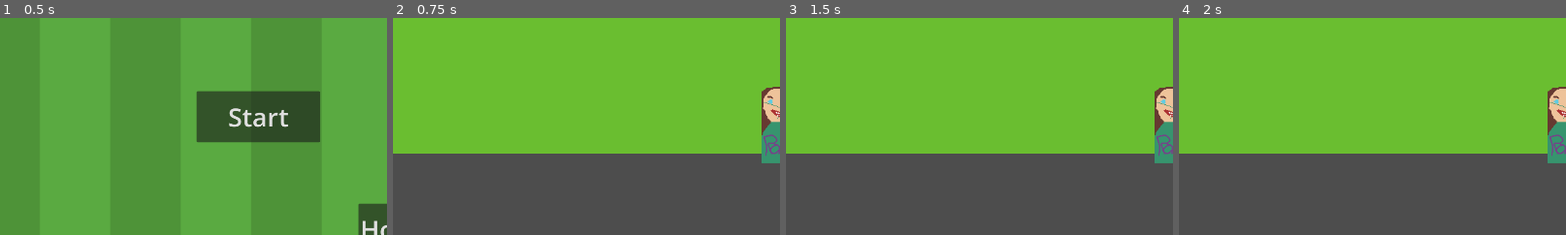
Above: before the commit, frames 1-4 (left to right).
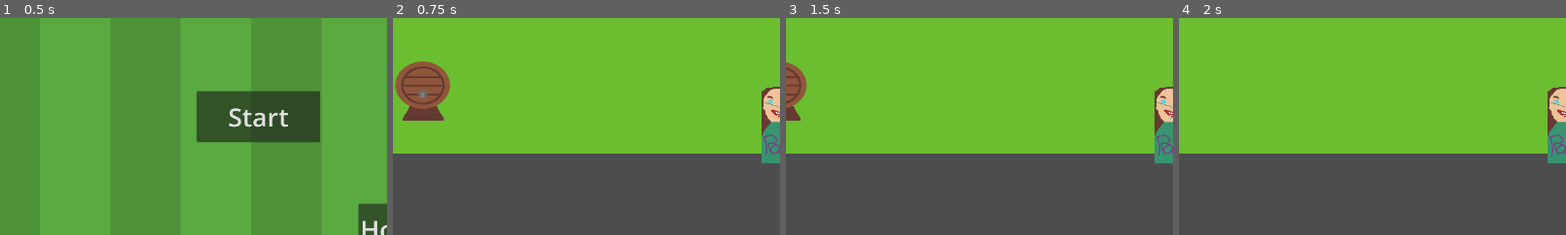
Above: after the commit, the same moments.

Repository: EbbeUndFlut/waterboy
Game: Godot game, scene res://src/screens/main_menu.tscn
Two runs of this game, one before a commit and one after it. Both use one fixed random seed, a clock stepped at 60 frames per second and the inputs below. Before the commit the project has no main scene; this scene is started directly in both runs. Sound files missing from this copy of the repository are replaced by a short silence.
Inputs:
- Up to frame 1 (0.5 s): no input
- Up to frame 2 (0.75 s): click "Start" at 0.5 s
- Up to frame 3 (1.5 s): tap Enter (ui_accept) at 1.25, 1.35 s; hold D (RIGHT) from 1.28 s (still down)
- Up to frame 4 (2 s): keep holding D (RIGHT); tap Enter (ui_accept) at 1.52, 1.82 s
The pictures show only the part of the screen within x 0-50%, y 25-75%; the shares and areas given below are measured in that part.

Frame 1 is identical in both runs. In frame 2, 3.0% of the frame differs, in the area x 0-15%, y 20-48%; in frame 3, 1.0%; in frame 4, nothing differs.

Commit message:
release

Diff:
--- a/project.godot
+++ b/project.godot
@@ -11,6 +11,7 @@
 [application]
 
 config/name="waterboy"
+run/main_scene="res://src/screens/main_menu.tscn"
 config/features=PackedStringArray("4.2", "Forward Plus")
 config/icon="res://icon.svg"
 
@@ -51,3 +52,7 @@
 , Object(InputEventKey,"resource_local_to_scene":false,"resource_name":"","device":-1,"window_id":0,"alt_pressed":false,"shift_pressed":false,"ctrl_pressed":false,"meta_pressed":false,"pressed":false,"keycode":0,"physical_keycode":4194322,"key_label":0,"unicode":0,"echo":false,"script":null)
 ]
 }
+
+[rendering]
+
+textures/vram_compression/import_etc2_astc=true
--- a/src/entities/soccer_player.gd
+++ b/src/entities/soccer_player.gd
@@ -10,6 +10,7 @@
 @onready var progress:ProgressBar = $ProgressBar
 @onready var danger_timer:Timer = $DangerTime
 @onready var animation:AnimationPlayer = $AnimationPlayer
+@onready var highlight:Sprite2D = $HighLightSprite
 
 enum Teams {BLUE,RED}
 enum State {ACTIVE,DANGER,DEAD}
@@ -51,7 +52,7 @@
 	return thirst
 
 func set_thirst(value:float)->void:
-	print('Lösche den durdt',value)
+
 	thirst = value
 
 func _on_drink_area_body_entered(body):
@@ -78,16 +79,21 @@
 		state = State.DEAD
 		freeze=true
 		animation.set_current_animation("dead")
+	else:
+		state = State.ACTIVE
 
 
 func _on_body_entered(body):
 	direction = Vector2(randf_range(-1,1)*SPEED,randf_range(-1,1)*SPEED)
-	print(direction)
+
 
 
 func _on_body_shape_entered(body_rid, body, body_shape_index, local_shape_index):
 	direction = Vector2(randf_range(-1,1)*SPEED,randf_range(-1,1)*SPEED)
-	print(direction)
+
 func anpfiff()->void:
 	can_do = true
 	animation.set_current_animation("running")
+
+func changeHighlight()->void:
+	highlight.visible = !highlight.visible
--- a/src/entities/soccer_player.tscn
+++ b/src/entities/soccer_player.tscn
@@ -1,8 +1,9 @@
-[gd_scene load_steps=11 format=3 uid="uid://bwfo7tvl4ewc1"]
+[gd_scene load_steps=12 format=3 uid="uid://bwfo7tvl4ewc1"]
 
 [ext_resource type="Script" path="res://src/entities/soccer_player.gd" id="1_bbd2v"]
 [ext_resource type="Texture2D" uid="uid://v8bbamgxkvxf" path="res://assets/sprites/soccer_sheet.png" id="2_0inxe"]
 [ext_resource type="Texture2D" uid="uid://dyop3i132f2bf" path="res://assets/sprites/water_sprite.png" id="3_l6d5m"]
+[ext_resource type="Texture2D" uid="uid://bsgma857a7f2v" path="res://assets/sprites/highlight.png" id="4_ovqm0"]
 
 [sub_resource type="RectangleShape2D" id="RectangleShape2D_v5if3"]
 size = Vector2(59, 120)
@@ -128,6 +129,10 @@
 "": SubResource("AnimationLibrary_ycbe8")
 }
 
+[node name="HighLightSprite" type="Sprite2D" parent="."]
+visible = false
+texture = ExtResource("4_ovqm0")
+
 [connection signal="body_entered" from="." to="." method="_on_body_entered"]
 [connection signal="body_shape_entered" from="." to="." method="_on_body_shape_entered"]
 [connection signal="body_entered" from="DrinkArea" to="." method="_on_drink_area_body_entered"]
--- a/src/entities/waterboy.gd
+++ b/src/entities/waterboy.gd
@@ -1,6 +1,7 @@
 class_name WaterBoy
 extends CharacterBody2D
 
+signal main
 
 const SPEED = 300.0
 
@@ -12,7 +13,7 @@
 	pass
 
 func _process(delta):
-	print(station)
+
 	if target and Input.is_action_just_pressed("ui_accept"):
 		target.set_thirst(target.get_thirst()-cup._use())
 	if station and Input.is_action_just_pressed("ui_accept"):
@@ -26,6 +27,7 @@
 	var direction = Input.get_axis("LEFT", "RIGHT")
 	if direction and Input.is_action_pressed("alt"):
 		velocity.x = direction * (SPEED*2)
+
 
 
 	elif direction:
@@ -46,14 +48,21 @@
 
 
 func _on_action_area_body_entered(body):
-	print(body)
-	target = body as SoccerPlayer
+	if target == null:
+		target = body as SoccerPlayer
+		if target:
+			target.changeHighlight()
 	station = body as WaterStation
 
 
 func _on_action_area_body_exited(body):
 	if body == target:
+		target.changeHighlight()
 		target = null
 	elif body == station:
 		station == null
-	print('taregt',target)
+
+
+
+func _on_button_button_down():
+	emit_signal("main")# Replace with function body.
--- a/src/entities/waterboy.tscn
+++ b/src/entities/waterboy.tscn
@@ -12,6 +12,7 @@
 
 [sub_resource type="SystemFont" id="SystemFont_8m6tm"]
 font_names = PackedStringArray("Monospace")
+subpixel_positioning = 0
 msdf_pixel_range = 22
 msdf_size = 50
 
@@ -54,6 +55,15 @@
 text = "Match Over"
 label_settings = SubResource("LabelSettings_de76o")
 
+[node name="MatchPointsLabel" type="Label" parent="."]
+visible = false
+offset_left = -187.0
+offset_top = 168.0
+offset_right = 223.0
+offset_bottom = 237.0
+text = "Match Over"
+label_settings = SubResource("LabelSettings_de76o")
+
 [node name="MatchTimerLabel" type="Label" parent="."]
 offset_left = -204.0
 offset_top = -342.0
@@ -63,5 +73,15 @@
 label_settings = SubResource("LabelSettings_de76o")
 horizontal_alignment = 1
 
+[node name="Button" type="Button" parent="."]
+process_mode = 2
+visible = false
+offset_left = -40.0
+offset_top = 293.0
+offset_right = 51.0
+offset_bottom = 324.0
+text = "back"
+
 [connection signal="body_entered" from="ActionArea" to="." method="_on_action_area_body_entered"]
 [connection signal="body_exited" from="ActionArea" to="." method="_on_action_area_body_exited"]
+[connection signal="button_down" from="Button" to="." method="_on_button_button_down"]
--- a/src/entities/waterstation/test_station.tscn
+++ b/src/entities/waterstation/test_station.tscn
@@ -1,13 +1,18 @@
-[gd_scene load_steps=3 format=3 uid="uid://bm87ndeky5f4q"]
+[gd_scene load_steps=4 format=3 uid="uid://bm87ndeky5f4q"]
 
 [ext_resource type="Script" path="res://src/entities/waterstation/test_station.gd" id="1_eu22f"]
+[ext_resource type="Texture2D" uid="uid://cfwwj4b0h6ro" path="res://assets/sprites/water.png" id="2_00mmw"]
 
 [sub_resource type="RectangleShape2D" id="RectangleShape2D_nqrkm"]
-size = Vector2(60, 20)
+size = Vector2(143, 125)
 
 [node name="TestStation" type="StaticBody2D"]
 script = ExtResource("1_eu22f")
 
 [node name="CollisionShape2D" type="CollisionShape2D" parent="."]
+position = Vector2(22.5, 30.5)
 shape = SubResource("RectangleShape2D_nqrkm")
 debug_color = Color(0.321569, 0.658824, 0.92549, 0.419608)
+
+[node name="Sprite2D" type="Sprite2D" parent="."]
+texture = ExtResource("2_00mmw")
--- a/src/tests/test_level.gd
+++ b/src/tests/test_level.gd
@@ -4,12 +4,14 @@
 @onready var anpfiff:AudioStreamPlayer = $Anpiff
 @onready var matchTimer:Timer = $MatchTimer
 @onready var waterboy:WaterBoy = $Waterboy
+@onready var menuPacked:PackedScene = preload("res://src/screens/main_menu.tscn")
 
 var matchRunning:bool=false
 # Called when the node enters the scene tree for the first time.
 
 func _ready():
 	var time = matchTimer.wait_time
+	waterboy.connect("main", change_to_main)
 	waterboy.get_node("MatchTimerLabel").set_text(str(time))
 
 func _process(delta):
@@ -28,3 +30,19 @@
 	get_tree().paused = true
 	anpfiff.play()
 	waterboy.get_node("MatchOverLabel").visible = true
+	var players = get_tree().get_nodes_in_group("friends")
+	var basePoints = 100 * players.size()
+	print(basePoints)
+	var temp = 0.0
+	for soc  in players:
+		temp += soc.thirst
+	var matchpoints = basePoints - temp
+	var text = "%d" % matchpoints
+	waterboy.get_node("MatchPointsLabel").text="Points " +text
+	waterboy.get_node("MatchPointsLabel").visible = true
+	waterboy.get_node("Button").visible = true
+
+func change_to_main()->void:
+	print("hier")
+	get_tree().paused = false
+	get_tree().change_scene_to_packed(menuPacked)
Binary file added: assets/sprites/highlight.png
Not shown, added: assets/sprites/highlight.png.import
Binary file added: assets/sprites/water.png
Not shown, added: assets/sprites/water.png.import
Not shown, added: export_presets.cfg
